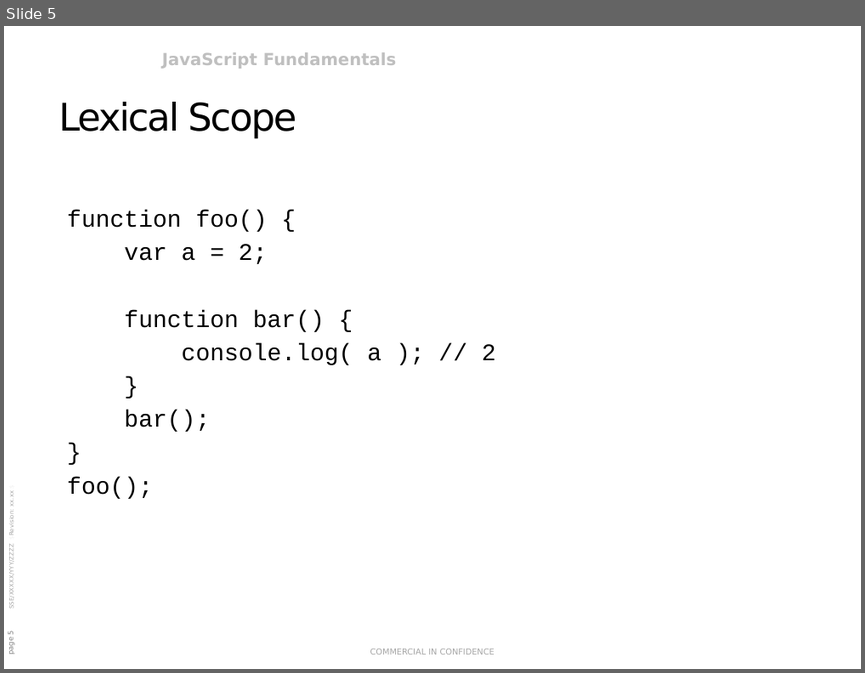
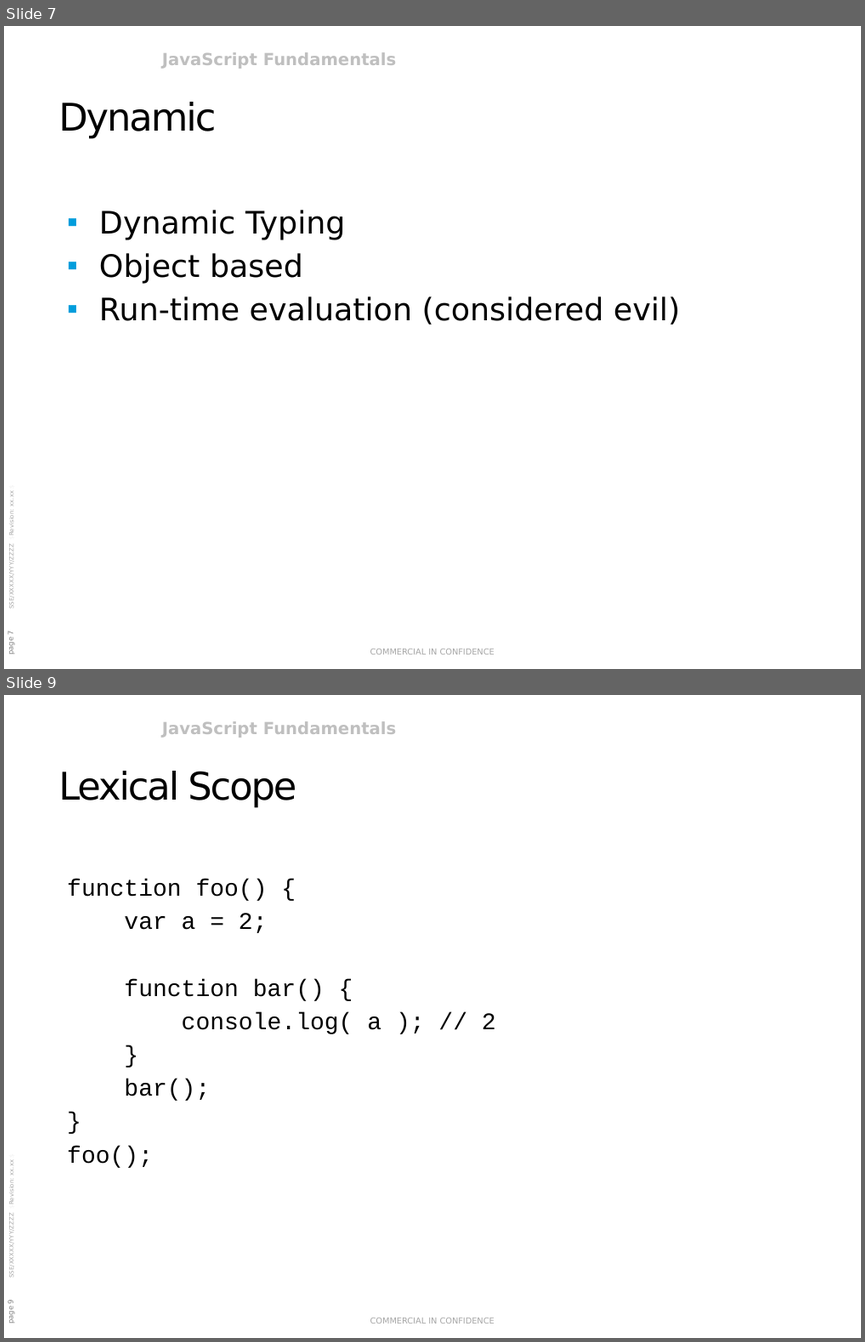
Before and after one commit to rasmusvhansen/javascript-course, a slide deck: JavaScript Fundamentals.pptx. Shown one above the other, each under a label of ours: slide 5 before the commit, slides 7 and 9 after it; the slides between them are not shown. The pictures are 865x673 and 865x1342 pixels, drawn with LibreOffice and Linux fonts; fonts in the diff are those of the drawing; background and template pictures are left out. Boxes give left, top, right and bottom in pixels: in the first picture for what was removed or moved away, otherwise in the second. Text is boxed around its words. In the diff, an @@ line names an element or a change of style, - is before the commit and + after.

```diff
--- a/JavaScript Fundamentals.pptx
+++ b/JavaScript Fundamentals.pptx
@@ slide 7 added at [4, 26, 861, 669], background #FFFFFF; not listed: 4 template elements that a slide beside it also shows @@
@@ title added at [58, 102, 216, 139], 32 pt, text #000000 @@
+Dynamic
@@ text added at [99, 210, 680, 324], 26 pt, text #000000 @@
+▪ Dynamic Typing
+▪ Object based
+▪ Run-time evaluation (considered evil)
@@ what was slide 5 is now slide 9 @@
```
Also in this commit, not shown: 4 slides changed, 11 other slides added, 26 other files.
